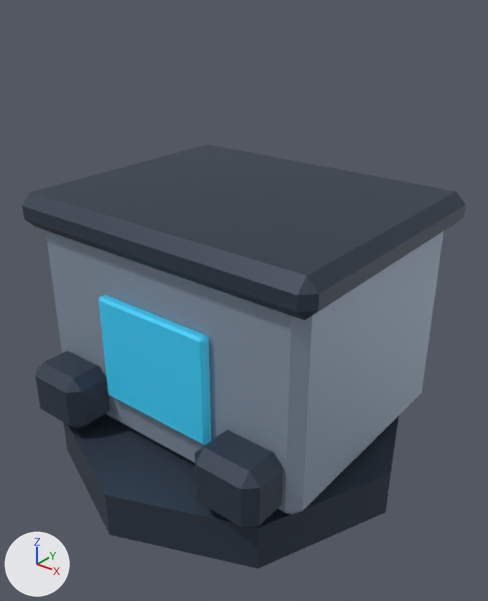
The Blender file packages/renderer/blender/source/depot.blend as it was, and as the next commit left it.
Before and after are seen from a 50 mm camera at (0.905, -1.1, 1.085) aimed at (0.04, -0.018, 0.414). Lighting does not change. The marker at lower left points along +X, +Y and +Z. The older version comes first.

In view in the first picture: 'Cargo crate left', 'Cargo crate right', 'Depot door', 'Depot roof', 'Depot shell', 'Tabletop plinth'.
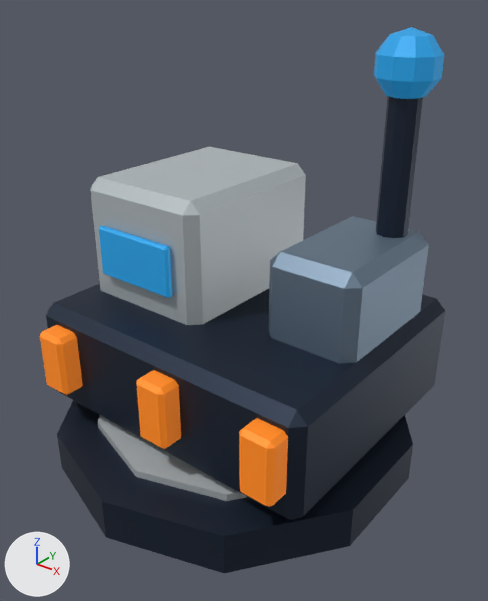
The change, as a list of edits to the scene's bpy script:
```text
Change mat_structuredark:
    mat_structuredark.base_color: (0.034, 0.051, 0.078) -> (0.018, 0.03, 0.055)  # dark blue #34404f -> dark blue #243042
Change mat_structurelight:
    mat_structurelight.base_color: (0.292, 0.363, 0.455) -> (0.18, 0.25, 0.33)  # greyish blue #93a2b4 -> greyish blue #76899b
    mat_structurelight.metallic: 0.35 -> 0.62
Change mat_factionaccent:
    mat_factionaccent.base_color: (0.039, 0.546, 0.835) -> (0.015, 0.32, 0.7)  # cyan #38c3ec -> blue #2199da
    mat_factionaccent.emission_strength: 0.12 -> 0.2
Change me_cylinder_003:
    remove me_cylinder_003.from_pydata(...)  # 16 vertices, 10 faces; spans x -0.43..0.43, y -0.43..0.43, z -0.055..0.055
    add me_cylinder_003.from_pydata(...)  # 20 vertices, 12 faces; spans x -0.418..0.418, y -0.44..0.44, z -0.05..0.05
    me_cylinder_003 part 1: the whole mesh is rebuilt
Change ob_tabletop_plinth:
    ob_tabletop_plinth.location: (0.0, 0.0, 0.055) -> (0.0, 0.0, 0.05)
Remove ob_depot_shell:
    ob_depot_shell = bpy.data.objects.new('Depot shell', me_cube_010)
Remove ob_depot_roof:
    ob_depot_roof = bpy.data.objects.new('Depot roof', me_cube_011)
Remove ob_depot_door:
    ob_depot_door = bpy.data.objects.new('Depot door', me_cube_012)
Remove ob_cargo_crate_left:
    ob_cargo_crate_left = bpy.data.objects.new('Cargo crate left', me_cube_013)
Remove ob_cargo_crate_right:
    ob_cargo_crate_right = bpy.data.objects.new('Cargo crate right', me_cube_014)
Add ob_cargo_clamp_002:
    ob_cargo_clamp_002 = bpy.data.objects.new('Cargo clamp.002', me_cube_021)  # 24 vertices, 26 faces; spans x -0.04..0.04, y -0.03..0.03, z -0.075..0.075; in mat_energy (orange #ff891d, glowing orange #ff891d)
    ob_cargo_clamp_002.location = (0.31, -0.3, 0.27)
Add ob_cargo_clamp_001:
    ob_cargo_clamp_001 = bpy.data.objects.new('Cargo clamp.001', me_cube_021.copy())
    ob_cargo_clamp_001.location = (0.04, -0.3, 0.27)
Add ob_cargo_clamp:
    ob_cargo_clamp = bpy.data.objects.new('Cargo clamp', me_cube_021.copy())
    ob_cargo_clamp.location = (-0.28, -0.3, 0.27)
Add ob_inventory_beacon:
    ob_inventory_beacon = bpy.data.objects.new('Inventory beacon', me_sphere_004)  # a UV sphere (10 segments, 5 rings, poles along z) spanning x -0.0633..0.0633, y -0.0666..0.0666, z -0.07..0.07; in mat_factionaccent (blue #2199da)
    ob_inventory_beacon.location = (0.28, 0.2, 0.92)
Add ob_inventory_mast:
    ob_inventory_mast = bpy.data.objects.new('Inventory mast', me_cylinder_009)  # a 10-sided cylinder along z spanning x -0.033..0.033, y -0.035..0.035, z -0.21..0.21; in mat_structuredark (dark blue #243042)
    ob_inventory_mast.location = (0.28, 0.2, 0.7)
Add ob_utility_pod:
    ob_utility_pod = bpy.data.objects.new('Utility pod', me_cube_018)  # 24 vertices, 26 faces; spans x -0.11..0.11, y -0.17..0.17, z -0.14..0.14; in mat_structurelight (greyish blue #76899b)
    ob_utility_pod.location = (0.24, 0.1, 0.43)
Add ob_cargo_pod_stripe:
    ob_cargo_pod_stripe = bpy.data.objects.new('Cargo pod stripe', me_cube_017)  # 24 vertices, 26 faces; spans x -0.11..0.11, y -0.009..0.009, z -0.06..0.06; in mat_factionaccent (blue #2199da)
    ob_cargo_pod_stripe.location = (-0.17, -0.15, 0.5)
Add ob_sealed_cargo_pod:
    ob_sealed_cargo_pod = bpy.data.objects.new('Sealed cargo pod', me_cube_016)  # 24 vertices, 26 faces; spans x -0.17..0.17, y -0.22..0.22, z -0.16..0.16; in mat_ceramic (light grey #b6bfc2)
    ob_sealed_cargo_pod.location = (-0.17, 0.08, 0.5)
Add ob_depot_chassis:
    ob_depot_chassis = bpy.data.objects.new('Depot chassis', me_cube_015)  # 24 vertices, 26 faces; spans x -0.375..0.375, y -0.32..0.32, z -0.13..0.13; in mat_structuredark (dark blue #243042)
    ob_depot_chassis.location = (0.0, 0.04, 0.25)
Add ob_ceramic_foundation_inset:
    ob_ceramic_foundation_inset = bpy.data.objects.new('Ceramic foundation inset', me_cylinder_008)  # a 10-sided cylinder along z spanning x -0.326..0.326, y -0.343..0.343, z -0.012..0.012; in mat_ceramic (light grey #b6bfc2)
    ob_ceramic_foundation_inset.location = (0.0, 0.0, 0.105)
```

Location of each change, [x1, y1, x2, y2] in pixels of the pictures (488 x 601 px):
'Depot shell', deleted: before [46, 231, 444, 515]
'Depot roof', deleted (dark blue): before [22, 144, 466, 320]
'Depot chassis', added (dark blue): after [46, 284, 445, 520]
'Tabletop plinth', recoloured, reshaped, moved: before [63, 414, 399, 569]; after [57, 400, 413, 573]
'Sealed cargo pod', added: after [90, 147, 306, 325]
'Utility pod', added: after [269, 216, 429, 364]
'Depot door', deleted (cyan): before [99, 295, 211, 445]
'Cargo crate right', deleted (dark blue): before [195, 430, 283, 529]
'Inventory mast', added (dark blue): after [376, 97, 423, 238]
'Cargo crate left', deleted (dark blue): before [35, 351, 109, 430]
'Inventory beacon', added (blue): after [374, 27, 444, 99]
'Ceramic foundation inset', added: after [98, 415, 247, 501]
'Cargo clamp.002', added (orange): after [239, 418, 288, 507]
'Cargo pod stripe', added (blue): after [99, 226, 172, 298]
'Cargo clamp.001', added (orange): after [136, 370, 181, 449]
'Cargo clamp', added (orange): after [40, 325, 83, 395]
